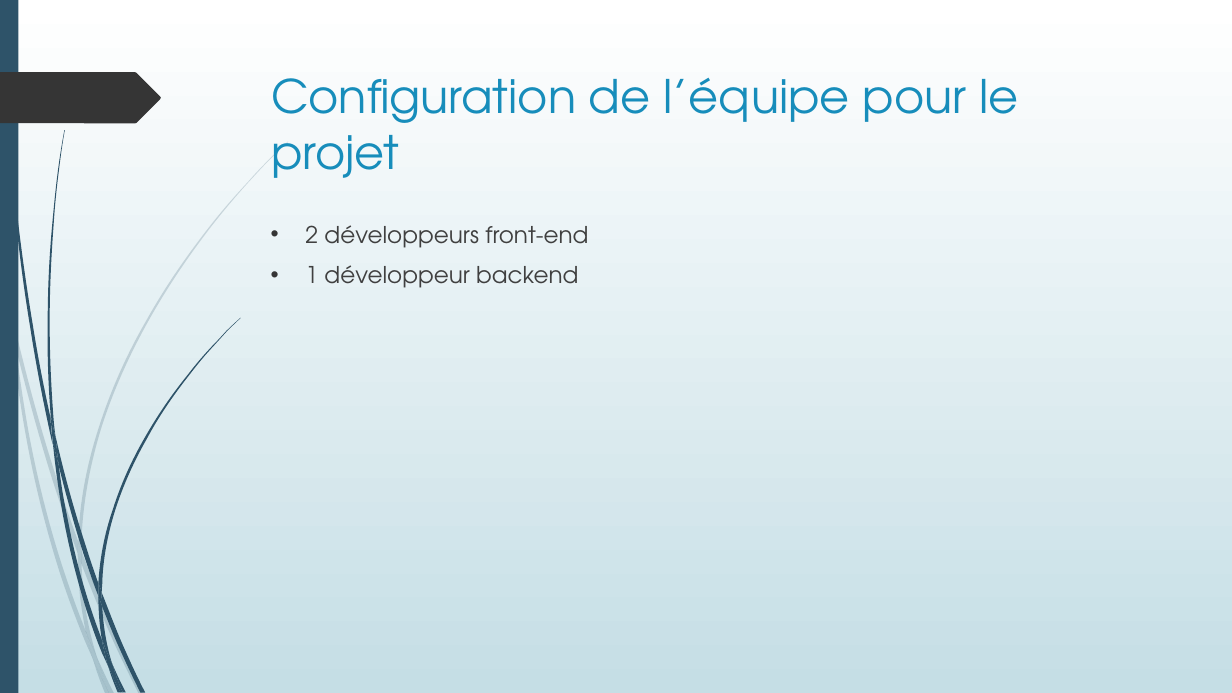
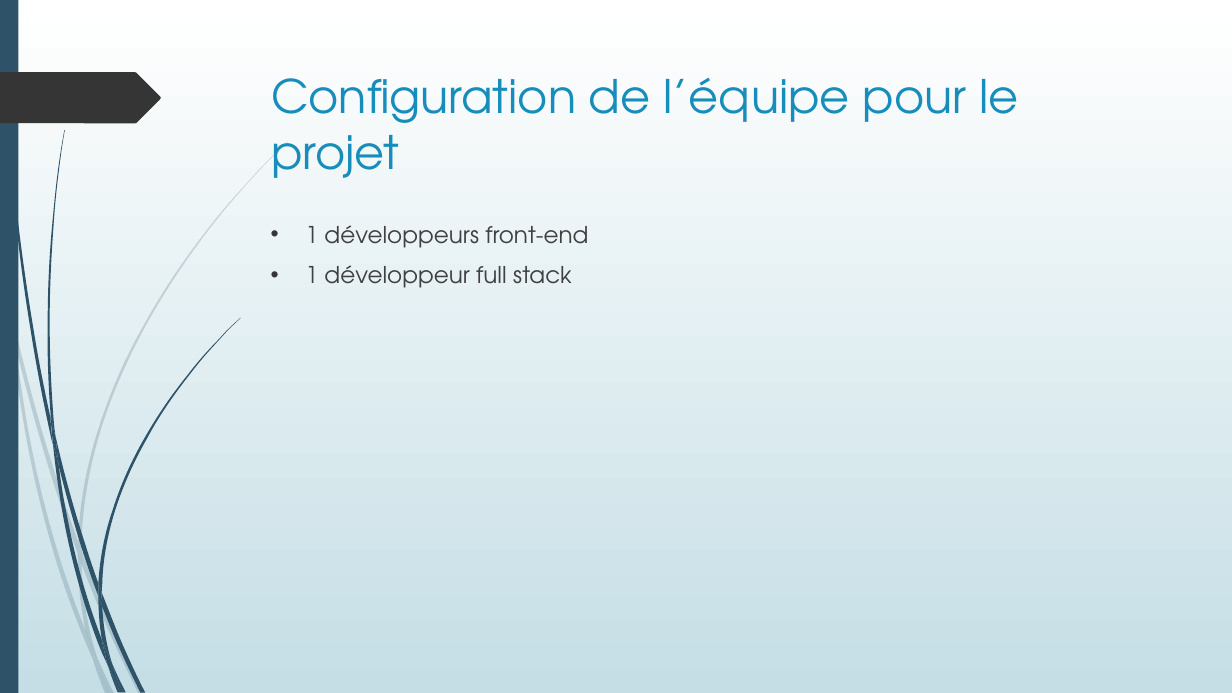
Before and after one commit to Oleome/projet_4, a slide deck: slide 2 of Projet 4.ppt. Drawn at 1232x693 pixels with LibreOffice and Linux fonts; fonts in the diff are those of the drawing. Boxes give left, top, right and bottom in pixels: in the first picture for what was removed or moved away, otherwise in the second. Text is boxed around its words. In the diff, an @@ line names an element or a change of style, - is before the commit and + after.

```diff
--- a/Projet 4.ppt
+++ b/Projet 4.ppt
@@ text at (305, 225, 588, 288): text changed @@
-• 2 développeurs front-end
-• 1 développeur backend
+• 1 développeurs front-end
+• 1 développeur full stack
```
Also in this commit, not shown: 3 slides added, 3 slides removed.
